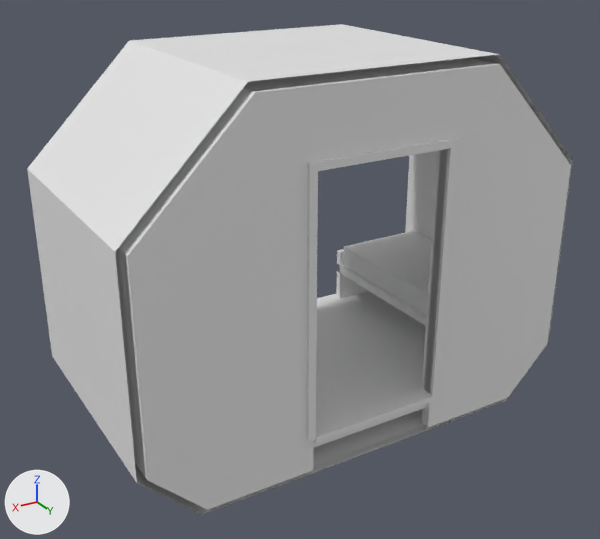
What one commit did to the glTF model space/src/main/resources/assets/jsspace/jsmodels/ship/small_quarters.gltf.
The view is the same before and after, from a 50 mm lens placed at (3.3, 4.42, 3.92), pointed at (0.11, -0.89, 1.26). The lights are fixed; the arrows at lower left show +X, +Y and +Z. The first picture is the older version. Where no turn or scale is listed for an object, it has been applied to the vertices.

The first picture shows 'c_-1_0_0', 'c_-1_1_0', 'c_-1_2_0', 'c_-2_0_0', 'c_-2_1_0', 'c_0_0_0', 'c_0_1_0', 'c_0_2_0', 'c_1_0_0', 'c_1_1_0', 'c_1_2_0', 'c_1_2_1' and 8 more.
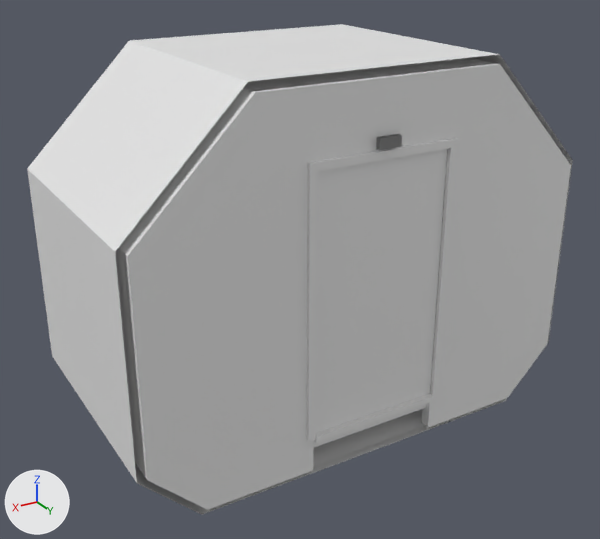
Location of each change, (x1, y1, x2, y2) in pixels of the pictures (600 x 539 px):
'door_leaf', added
    after: (316, 149, 447, 433)
'door_lamp_shut', added
    after: (376, 134, 402, 150)
'c_-1_0_1', unchanged, covered by the edit
    before: (316, 246, 399, 356)
'c_-2_0_1', unchanged, covered by the edit
    before: (342, 219, 432, 332)
'c_-2_1_1', unchanged, covered by the edit
    before: (406, 150, 438, 231)

The change, as a diff of the scene's bpy script:
```diff
--- a/space/src/main/resources/assets/jsspace/jsmodels/ship/small_quarters.gltf.py
+++ b/space/src/main/resources/assets/jsspace/jsmodels/ship/small_quarters.gltf.py
@@ me_door_lamp_shut @@
+me_door_lamp_shut.from_pydata(...)  # a box spanning x -0.09..0.09, y 0.06..0.1, z -0.04..0.04; a box spanning x -0.09..0.09, y -0.1..-0.06, z -0.04..0.04
@@ me_door_leaf @@
+me_door_leaf.from_pydata(...)  # a box spanning x -0.55..0.55, y -0.04..0.04, z -1.02..1.02
@@ ob_door_lamp_shut @@
+ob_door_lamp_shut = bpy.data.objects.new('door_lamp_shut', me_door_lamp_shut)
+ob_door_lamp_shut.location = (0.0, 0.0, 2.52)
@@ ob_door_leaf @@
+ob_door_leaf = bpy.data.objects.new('door_leaf', me_door_leaf)
+ob_door_leaf.location = (0.0, 0.0, 1.375)
```
